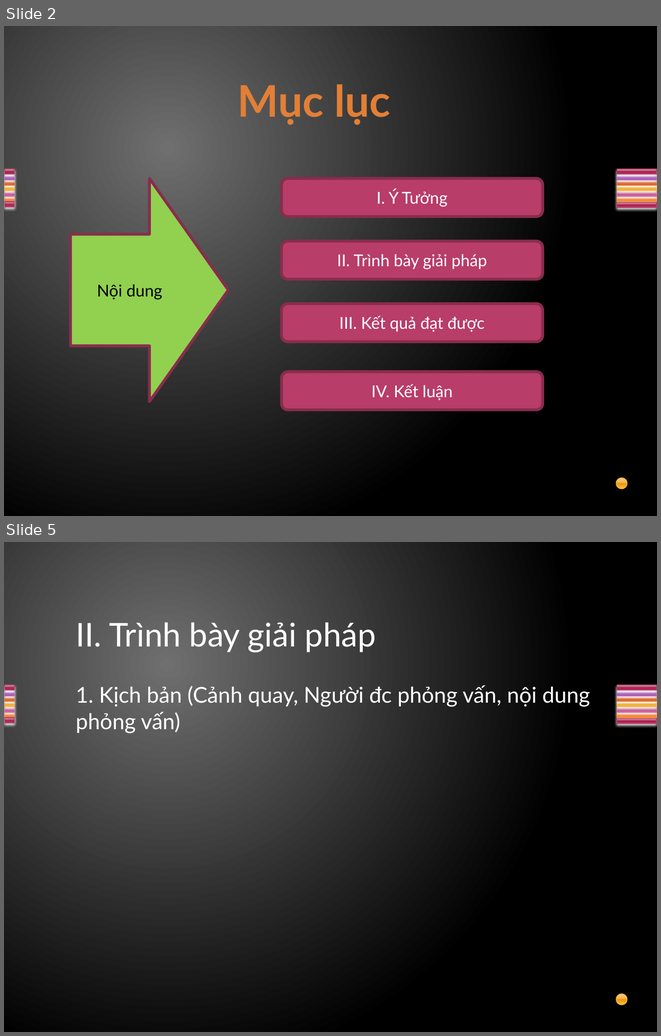
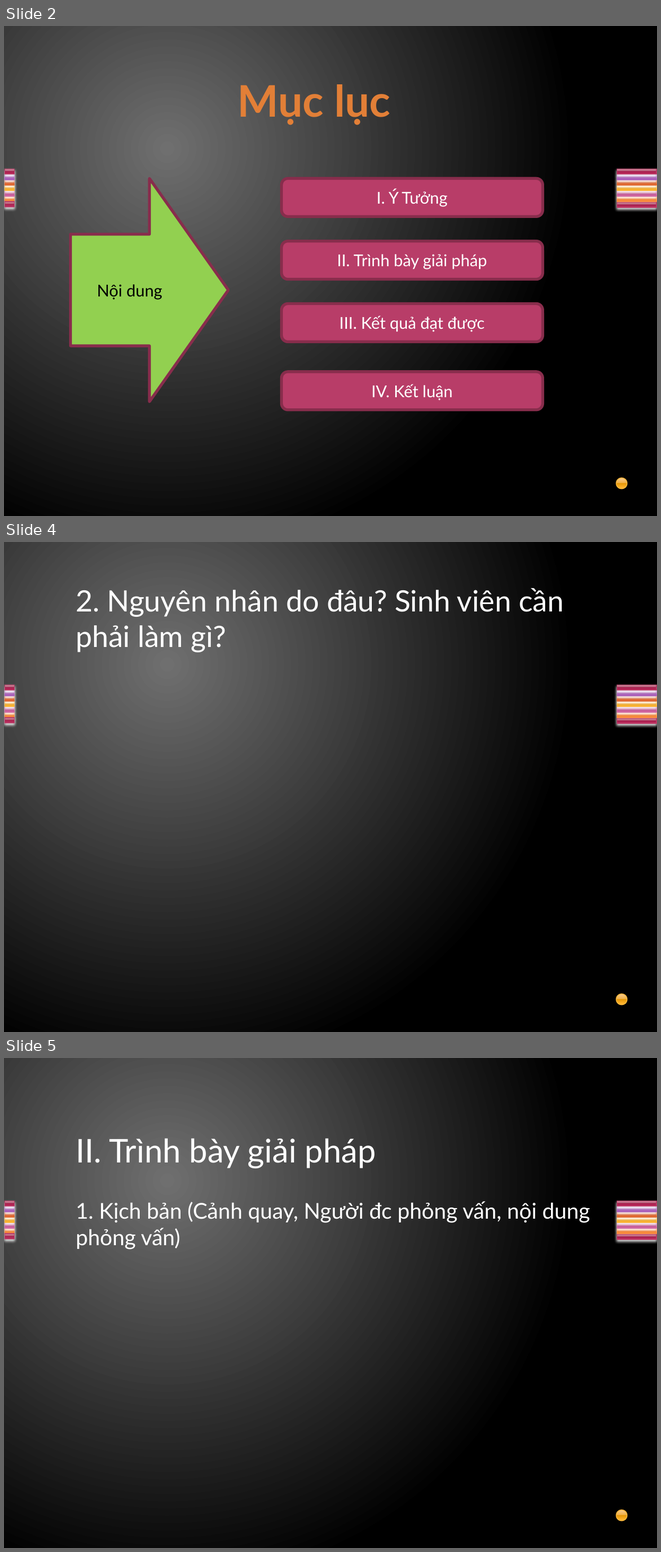
Before and after one commit to thanhphat147/Nhom3nmcntt2017, a slide deck: Nhóm 3.pptx. Shown one above the other, each under a label of ours: slides 2 and 5 before the commit, slides 2, 4 and 5 after it; the slides between them are not shown. The pictures are 661x1036 and 661x1552 pixels, drawn with LibreOffice and Linux fonts; fonts in the diff are those of the drawing. Boxes give left, top, right and bottom in pixels: in the first picture for what was removed or moved away, otherwise in the second. Text is boxed around its words. In the diff, an @@ line names an element or a change of style, - is before the commit and + after.

```diff
--- a/Nhóm 3.pptx
+++ b/Nhóm 3.pptx
@@ slide 4 added at (4, 542, 657, 1032), background gradient #707070 to #000000; not listed: 15 template elements that a slide beside it also shows @@
@@ title added at (76, 588, 564, 652), 32.4 pt, text #FFFFFF @@
+2. Nguyên nhân do đâu? Sinh viên cần phải làm gì?
```
Also in this commit, not shown: 1 slide changed, 1 slide removed.
